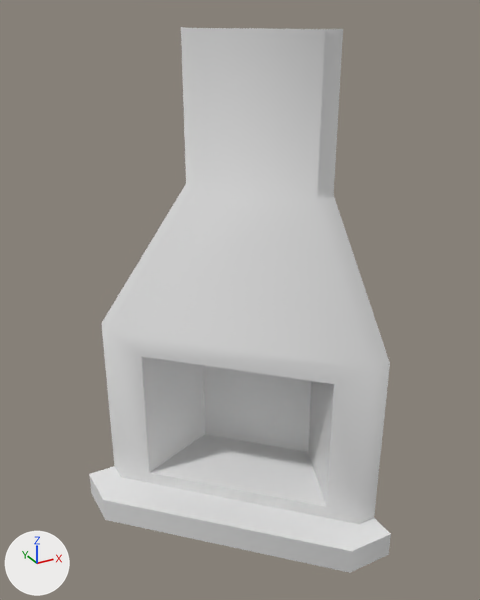
Before and after pictures for a commit that changed the FBX model Assets/ImportedMeshes/Kamin.FBX.
Both versions are drawn from a camera (50 mm lens) standing at (-1.75, -3.29, 3.19) and looking at (-0.03, -0.16, 1.63). The lights are fixed; the arrows at lower left show +X, +Y and +Z. Where no turn or scale is listed for an object, it has been applied to the vertices.

The first picture shows 'Kamin', 'KaminWood'.
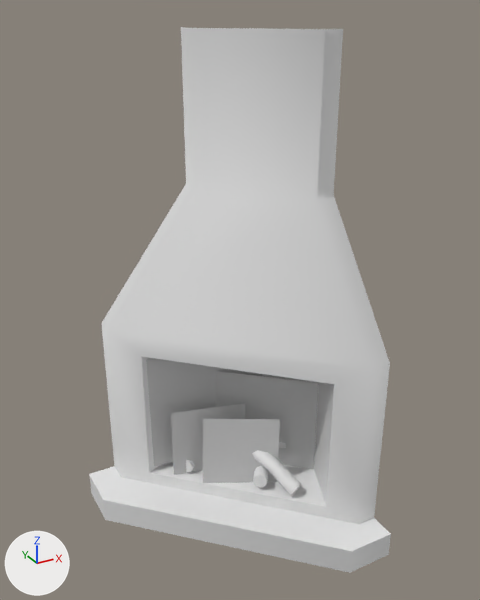
Diff of the bpy script that builds the scene:
```diff
--- a/Assets/ImportedMeshes/Kamin.FBX.py
+++ b/Assets/ImportedMeshes/Kamin.FBX.py
@@ mat_24___default @@
+mat_24___default = principled_material('24 - Default')
+mat_24___default.base_color = (0.588, 0.588, 0.588)  # light grey #cacaca
+mat_24___default.roughness = 0.859
@@ me_mesh_002 @@
+me_mesh_002.from_pydata(...)  # 16 vertices, 8 faces; spans x -0.503..0.557, y -0.277..0.302, z 0.188..1.125
+me_mesh_002.materials.append(mat_24___default)  # its picture is missing
@@ me_mesh_003 @@
+me_mesh_003.from_pydata(...)  # 144 vertices, 198 faces; spans x -0.485..0.244, y -0.488..0.374, z 0.163..0.535
@@ me_mesh_004 @@
+me_mesh_004.from_pydata(...)  # 88 vertices, 66 faces; spans x -0.485..0.244, y -0.488..0.374, z 0.163..0.514
@@ ob_fireplane @@
+ob_fireplane = bpy.data.objects.new('FirePlane', me_mesh_002)
+ob_fireplane.location = (0.0, 0.0, 0.0)
@@ ob_wood @@
+ob_wood = bpy.data.objects.new('Wood', me_mesh_003)
+ob_wood.location = (0.174, 0.057, 0.0)
@@ ob_woodend @@
+ob_woodend = bpy.data.objects.new('WoodEnd', me_mesh_004)
+ob_woodend.location = (0.174, 0.057, 0.0)
```

Where the change shows, as pixel boxes [x1, y1, x2, y2] in the pictures (480 x 600 px):
'FirePlane', added: after [146, 358, 319, 483]
'Wood', added: after [187, 442, 301, 495]
'WoodEnd', added: after [186, 460, 301, 496]
